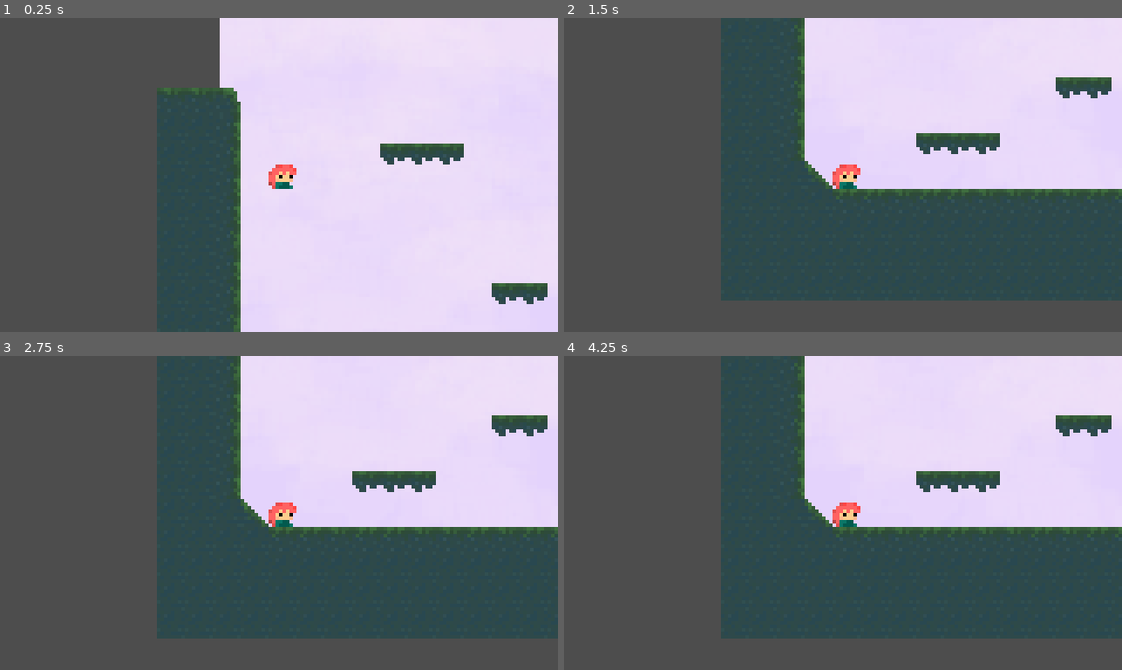
Above: before the commit, frames 1-4 (two rows, left to right).
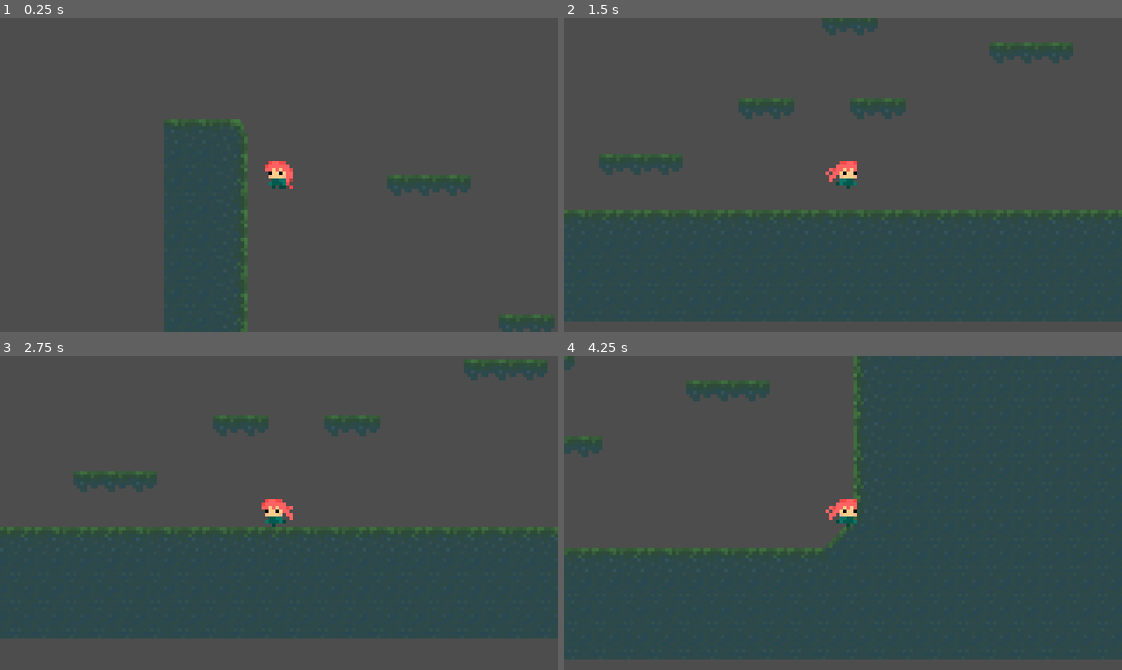
Above: after the commit, the same moments.

Repository: ayinp/rogueformer
Game: Godot game, scene res://scenes/game.tscn
Two runs of this game, one before a commit and one after it. Both use one fixed random seed, a clock stepped at 60 frames per second and the inputs below.
Inputs:
- Up to frame 1 (0.25 s): no input
- Up to frame 2 (1.5 s): hold D (move_right, bound only after the commit) from 0.53 s (still down); tap Space (jump) at 0.6, 0.77, 1.07, 1.35 s
- Up to frame 3 (2.75 s): tap Space (jump) at 1.52, 1.82, 2.1 s; release D (move_right, bound only after the commit) at 2.03 s; hold A (move_left, bound only after the commit) from 2.03 s (still down)
- Up to frame 4 (4.25 s): release A (move_left, bound only after the commit) at 2.78 s; hold D (move_right, bound only after the commit) from 2.78 s (still down); tap Space (jump) at 2.85, 3.02, 3.32, 3.6, 3.77, 4.07 s

The runs differ from the first frame. In frame 1, 60% of the frame differs, in the area x 28-100%, y 0-100%; in frame 2, 58%; in frame 3, 49%; in frame 4, 54%.

Commit message:
player movement progress
done:
- input controls
- movement animations are working (still waiting for official sprite + animations)
- horizontal movement is working
need to do:
- jumping
- any movement abilities
- jumping animation needs to be coded in

Diff:
--- a/project.godot
+++ b/project.godot
@@ -34,13 +34,13 @@
 
 [input]
 
-left={
+move_left={
 "deadzone": 0.5,
 "events": [Object(InputEventKey,"resource_local_to_scene":false,"resource_name":"","device":-1,"window_id":0,"alt_pressed":false,"shift_pressed":false,"ctrl_pressed":false,"meta_pressed":false,"pressed":false,"keycode":0,"physical_keycode":65,"key_label":0,"unicode":97,"echo":false,"script":null)
 , Object(InputEventKey,"resource_local_to_scene":false,"resource_name":"","device":-1,"window_id":0,"alt_pressed":false,"shift_pressed":false,"ctrl_pressed":false,"meta_pressed":false,"pressed":false,"keycode":0,"physical_keycode":4194319,"key_label":0,"unicode":0,"echo":false,"script":null)
 ]
 }
-right={
+move_right={
 "deadzone": 0.5,
 "events": [Object(InputEventKey,"resource_local_to_scene":false,"resource_name":"","device":-1,"window_id":0,"alt_pressed":false,"shift_pressed":false,"ctrl_pressed":false,"meta_pressed":false,"pressed":false,"keycode":0,"physical_keycode":68,"key_label":0,"unicode":100,"echo":false,"script":null)
 , Object(InputEventKey,"resource_local_to_scene":false,"resource_name":"","device":-1,"window_id":0,"alt_pressed":false,"shift_pressed":false,"ctrl_pressed":false,"meta_pressed":false,"pressed":false,"keycode":0,"physical_keycode":4194321,"key_label":0,"unicode":0,"echo":false,"script":null)
--- /dev/null
+++ b/scenes/components/animation_component.gd
@@ -0,0 +1,17 @@
+class_name AnimationComponent
+extends Node
+
+@export_subgroup("Nodes")
+@export var sprite:AnimatedSprite2D
+
+func handleHorizontalFlip(moveDirection:float)->void:
+	if moveDirection == 0:
+		return
+	sprite.flip_h = false if moveDirection < 0 else true
+
+func handleMoveAnimation(moveDirection:float)->void:
+	handleHorizontalFlip(moveDirection)
+	if moveDirection != 0:
+		sprite.play("run")
+	else:
+		sprite.play("idle")
--- /dev/null
+++ b/scenes/components/animation_component.tscn
@@ -0,0 +1,6 @@
+[gd_scene load_steps=2 format=3 uid="uid://cag70rjn7rnjs"]
+
+[ext_resource type="Script" path="res://scenes/components/animation_component.gd" id="1_f0hiu"]
+
+[node name="AnimationComponent" type="Node"]
+script = ExtResource("1_f0hiu")
--- a/scenes/components/gravity_component.gd
+++ b/scenes/components/gravity_component.gd
@@ -1,4 +1,4 @@
-class_name gravity_component
+class_name GravityComponent
 extends Node
 
 @export_subgroup("settings")
--- /dev/null
+++ b/scenes/components/input_component.gd
@@ -0,0 +1,10 @@
+class_name InputComponent
+extends Node
+
+var inputHorizontal:float = 0.0
+
+func _process(_delta:float)->void:
+	inputHorizontal = Input.get_axis("move_left","move_right")
+
+func getJumpInput()->bool:
+	return Input.is_action_just_pressed("jump")
--- /dev/null
+++ b/scenes/components/input_component.tscn
@@ -0,0 +1,6 @@
+[gd_scene load_steps=2 format=3 uid="uid://cuw6jsg2jwcvf"]
+
+[ext_resource type="Script" path="res://scenes/components/input_component.gd" id="1_ytfe7"]
+
+[node name="InputComponent" type="Node"]
+script = ExtResource("1_ytfe7")
--- /dev/null
+++ b/scenes/components/movement_component.gd
@@ -0,0 +1,8 @@
+class_name MovementComponent
+extends Node
+
+@export_subgroup("settings")
+@export var speed:float = 100
+
+func handleHorizontalMovement(body:CharacterBody2D, direction:float)->void:
+	body.velocity.x = speed*direction
--- /dev/null
+++ b/scenes/components/movement_component.tscn
@@ -0,0 +1,6 @@
+[gd_scene load_steps=2 format=3 uid="uid://c2ld2x35untjl"]
+
+[ext_resource type="Script" path="res://scenes/components/movement_component.gd" id="1_27t8c"]
+
+[node name="MovementComponent" type="Node"]
+script = ExtResource("1_27t8c")
--- a/scenes/game.tscn
+++ b/scenes/game.tscn
@@ -1,19 +1,13 @@
-[gd_scene load_steps=4 format=3 uid="uid://ccevj4312vdkn"]
+[gd_scene load_steps=3 format=3 uid="uid://ccevj4312vdkn"]
 
 [ext_resource type="PackedScene" uid="uid://bbtigx5ry2rax" path="res://scenes/planet_1.tscn" id="1_8yof2"]
-[ext_resource type="Texture2D" uid="uid://dktw2gfcgtppa" path="res://assets/background/planet1.png" id="1_hnsdn"]
 [ext_resource type="PackedScene" uid="uid://bjouvkql70r12" path="res://scenes/player/player.tscn" id="2_w2j0l"]
 
 [node name="game" type="Node2D"]
 
-[node name="background" type="Sprite2D" parent="."]
-position = Vector2(178, -99)
-texture = ExtResource("1_hnsdn")
-
 [node name="planet1" parent="." instance=ExtResource("1_8yof2")]
-position = Vector2(0, 1)
 
 [node name="player" parent="." instance=ExtResource("2_w2j0l")]
-position = Vector2(35, -97)
+position = Vector2(33, -107)
 
 [node name="Camera2D" type="Camera2D" parent="player"]
--- a/scenes/player/player.gd
+++ b/scenes/player/player.gd
@@ -1,8 +1,13 @@
 extends CharacterBody2D
 
 @export_subgroup("Nodes")
-@export var GravityComponent:gravity_component
+@export var gravityComponent:GravityComponent
+@export var inputComponent:InputComponent
+@export var movementComponent:MovementComponent
+@export var animationComponent:AnimationComponent
 
-func _physics_process(delta:float) -> void:
-	GravityComponent.handle_gravity(self,delta)
+func _physics_process(delta:float)->void:
+	gravityComponent.handle_gravity(self,delta)
+	movementComponent.handleHorizontalMovement(self,inputComponent.inputHorizontal)
+	animationComponent.handleMoveAnimation(inputComponent.inputHorizontal)
 	move_and_slide()
--- a/scenes/player/player.tscn
+++ b/scenes/player/player.tscn
@@ -2,29 +2,31 @@
 
 [ext_resource type="Script" path="res://scenes/player/player.gd" id="1_0w6vf"]
 [ext_resource type="Texture2D" uid="uid://bvhdi282hctct" path="res://assets/players/c1left/1.png" id="1_8645o"]
-[ext_resource type="Texture2D" uid="uid://crxexr6xnoxyn" path="res://assets/players/c1right/1.png" id="2_kb1at"]
 [ext_resource type="Texture2D" uid="uid://c7w25rpun727s" path="res://assets/players/c1left/2.png" id="3_drlqh"]
 [ext_resource type="Texture2D" uid="uid://ctxemrpscuovk" path="res://assets/players/c1left/3.png" id="4_qtevq"]
-[ext_resource type="Texture2D" uid="uid://n142q43ulpuv" path="res://assets/players/c1right/2.png" id="5_e8ant"]
-[ext_resource type="Texture2D" uid="uid://dvhqv40u1eh7" path="res://assets/players/c1right/3.png" id="6_5h4fm"]
+[ext_resource type="PackedScene" uid="uid://cag70rjn7rnjs" path="res://scenes/components/animation_component.tscn" id="8_4x2c5"]
 [ext_resource type="PackedScene" uid="uid://eihq0rv4r7nv" path="res://scenes/components/gravity_component.tscn" id="8_rov7n"]
+[ext_resource type="PackedScene" uid="uid://cuw6jsg2jwcvf" path="res://scenes/components/input_component.tscn" id="9_002ub"]
+[ext_resource type="PackedScene" uid="uid://c2ld2x35untjl" path="res://scenes/components/movement_component.tscn" id="10_ivv8x"]
 
 [sub_resource type="SpriteFrames" id="SpriteFrames_si4ey"]
 animations = [{
+"frames": [],
+"loop": true,
+"name": &"fall",
+"speed": 5.0
+}, {
 "frames": [{
 "duration": 1.0,
 "texture": ExtResource("1_8645o")
 }],
 "loop": true,
-"name": &"idleL",
+"name": &"idle",
 "speed": 5.0
 }, {
-"frames": [{
-"duration": 1.0,
-"texture": ExtResource("2_kb1at")
-}],
+"frames": [],
 "loop": true,
-"name": &"idleR",
+"name": &"jump",
 "speed": 5.0
 }, {
 "frames": [{
@@ -35,18 +37,7 @@
 "texture": ExtResource("4_qtevq")
 }],
 "loop": true,
-"name": &"left",
-"speed": 5.0
-}, {
-"frames": [{
-"duration": 1.0,
-"texture": ExtResource("5_e8ant")
-}, {
-"duration": 1.0,
-"texture": ExtResource("6_5h4fm")
-}],
-"loop": true,
-"name": &"right",
+"name": &"run",
 "speed": 5.0
 }]
 
@@ -54,19 +45,28 @@
 radius = 3.0
 height = 8.0
 
-[node name="player" type="CharacterBody2D" node_paths=PackedStringArray("GravityComponent")]
+[node name="player" type="CharacterBody2D" node_paths=PackedStringArray("gravityComponent", "inputComponent", "movementComponent", "animationComponent")]
 script = ExtResource("1_0w6vf")
-GravityComponent = NodePath("GravityComponent")
-metadata/_edit_group_ = true
+gravityComponent = NodePath("GravityComponent")
+inputComponent = NodePath("InputComponent")
+movementComponent = NodePath("MovementComponent")
+animationComponent = NodePath("AnimationComponent")
 
 [node name="AnimatedSprite2D" type="AnimatedSprite2D" parent="."]
-position = Vector2(0.5, -0.5)
 scale = Vector2(0.9, 0.9)
 sprite_frames = SubResource("SpriteFrames_si4ey")
-animation = &"idleR"
+animation = &"run"
+offset = Vector2(0, -1)
 metadata/_edit_group_ = true
 
 [node name="CollisionShape2D" type="CollisionShape2D" parent="."]
 shape = SubResource("CapsuleShape2D_r8hyx")
 
 [node name="GravityComponent" parent="." instance=ExtResource("8_rov7n")]
+
+[node name="InputComponent" parent="." instance=ExtResource("9_002ub")]
+
+[node name="MovementComponent" parent="." instance=ExtResource("10_ivv8x")]
+
+[node name="AnimationComponent" parent="." node_paths=PackedStringArray("sprite") instance=ExtResource("8_4x2c5")]
+sprite = NodePath("../AnimatedSprite2D")
